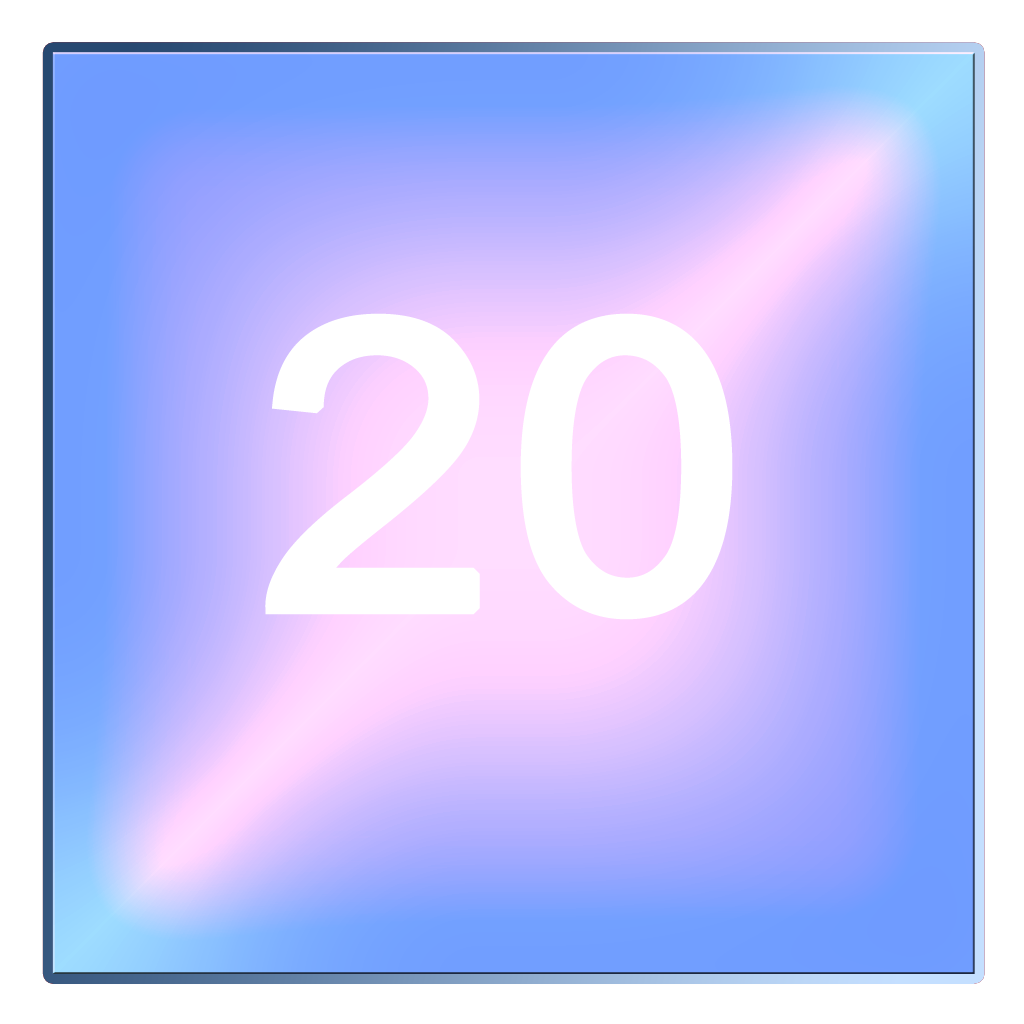
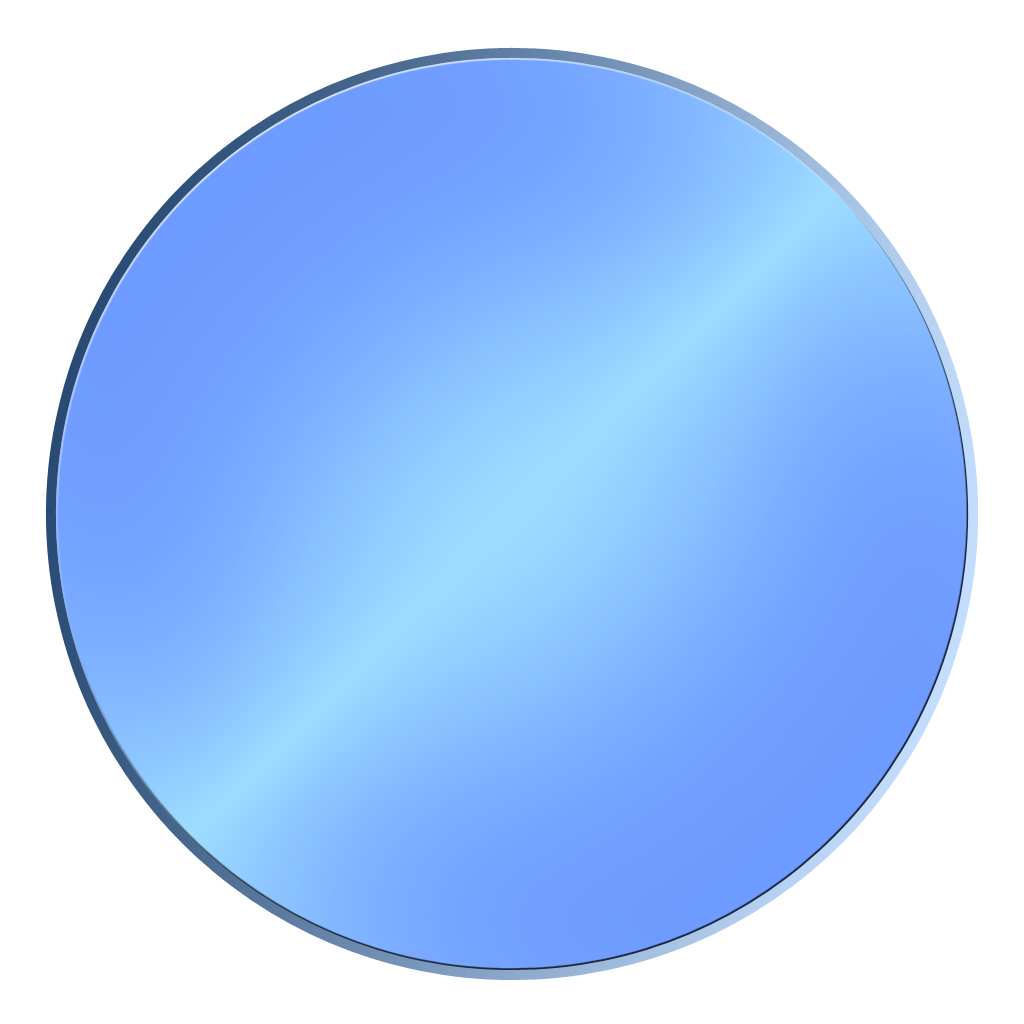
Comparing the layer stacks of the two 1024 x 1024 images. Changes:
removed layer "20" over [265, 313, 733, 620]
removed layer "Shape 2 copy" (was overlay) over [52, 52, 975, 974]
removed layer "Shape 2" (was luminosity) over [52, 52, 975, 974]
removed layer "Layer 0" over [52, 52, 976, 976]
added layer "Shape 3 copy 2" (overlay) above "Shape 3 copy" over [55, 57, 969, 970]
added layer "Shape 3" over [55, 57, 969, 970]
